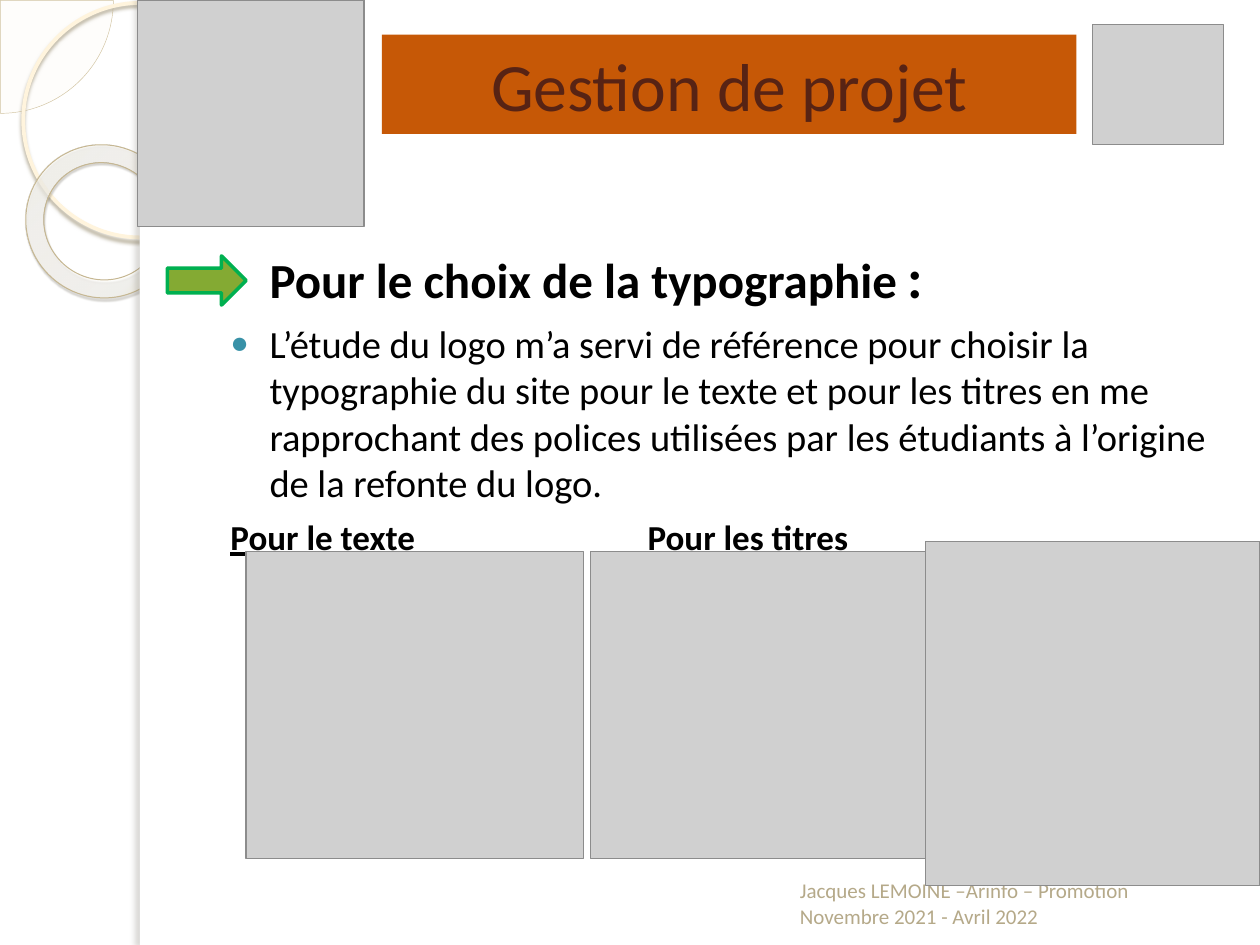
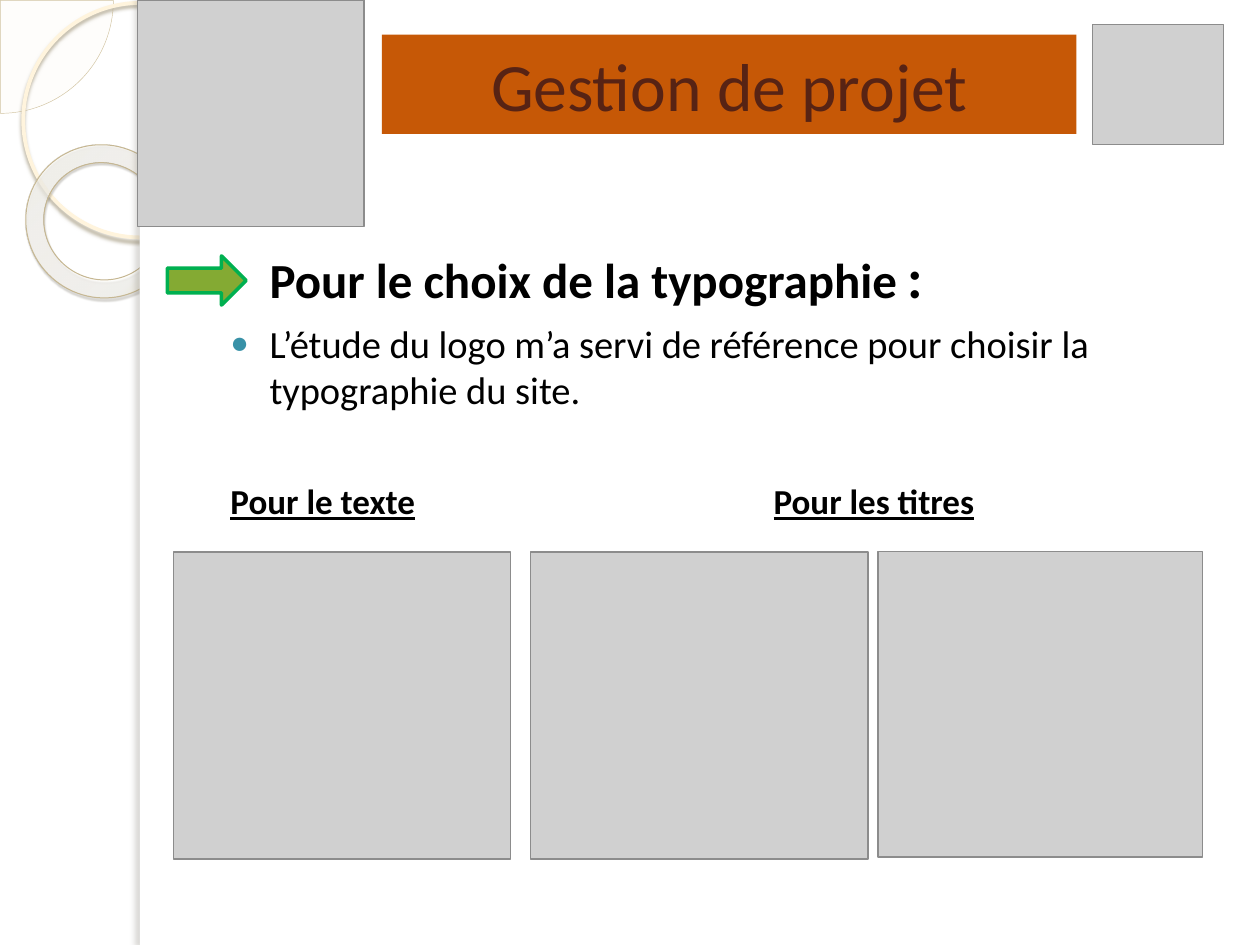
Before and after one commit to jacquesLemoine44/AssociationPaulGreen, a slide deck: slide 6 of DocumentationsProjet/Jacques.Lemoine-Présentation.pptx. Drawn at 1260x945 pixels with LibreOffice and Linux fonts; fonts in the diff are those of the drawing; grey boxes stand for pictures; background and template pictures are left out. Boxes give left, top, right and bottom in pixels: in the first picture for what was removed or moved away, otherwise in the second. Text is boxed around its words. In the diff, an @@ line names an element or a change of style, - is before the commit and + after.

```diff
--- a/DocumentationsProjet/Jacques.Lemoine-Présentation.pptx
+++ b/DocumentationsProjet/Jacques.Lemoine-Présentation.pptx
@@ text at (x1=270, y1=331, x2=1089, y2=411): text changed @@
-● L’étude du logo m’a servi de référence pour choisir la typographie du site pour le texte et pour les titres en me rapprochant des polices utilisées par les étudiants à l’origine de la refonte du logo.
+● L’étude du logo m’a servi de référence pour choisir la typographie du site.
@@ picture moved from (x1=246, y1=552, x2=583, y2=859) to (x1=174, y1=552, x2=512, y2=859) @@
@@ picture moved from (x1=591, y1=552, x2=929, y2=859) to (x1=530, y1=552, x2=868, y2=859) @@
@@ picture resized from (x1=925, y1=542, x2=1260, y2=886) to (x1=878, y1=552, x2=1203, y2=857) @@
@@ text removed at (x1=800, y1=881, x2=1128, y2=924) @@
-Jacques LEMOINE –Arinfo – Promotion Novembre 2021 - Avril 2022
```
Also in this commit, not shown: 10 other slides changed, 17 slides added, 30 other files.
